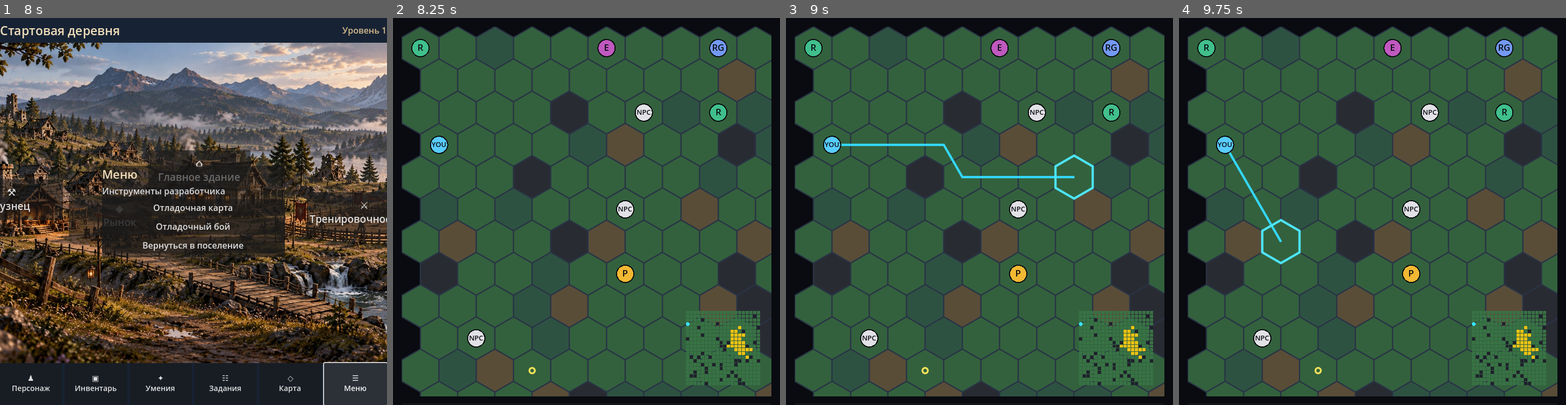
Above: before the commit, frames 1-4 (left to right).
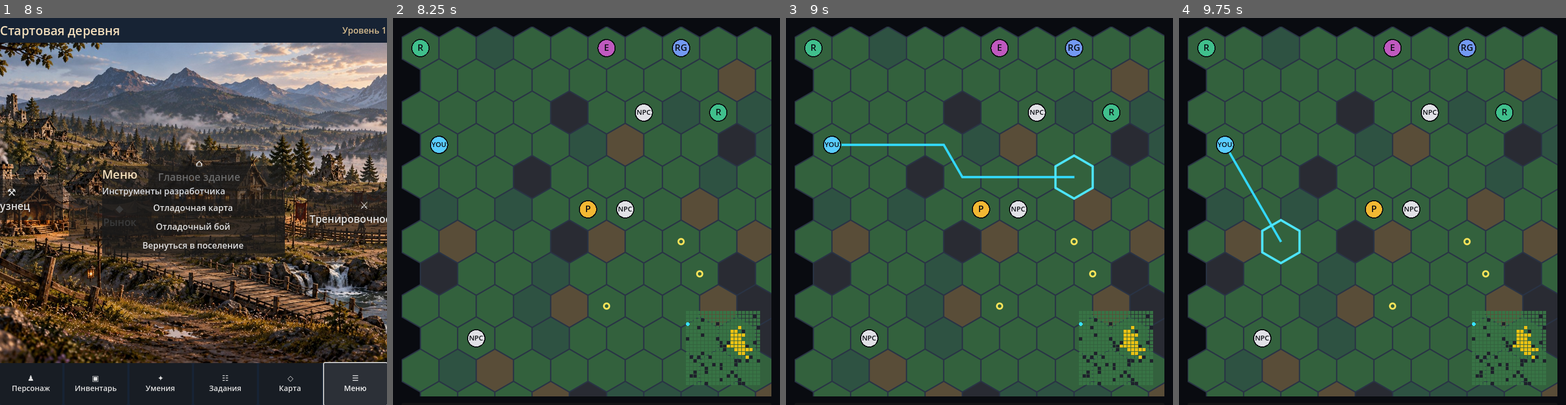
Above: after the commit, the same moments.

Repository: Archoniou1987/Battle-of-Artheon
Game: Godot game, scene res://scenes/main/main.tscn
Same seed, same stepped clock (60 frames per second), same inputs: the game is played once before the commit and once after it.
Inputs (mouse positions are in pixels of both pictures, inside the frame that each line leads up to):
- Up to frame 1 (8 s): click "⚒ Кузнец" at 0.5 s; click "◆ Рынок" at 1.25 s; click "⌂ Главное здание" at 2 s; click "⚔ Тренировочное поле" at 2.75 s; click "♟ Персонаж" at 3.5 s; click "▣ Инвентарь" at 4.25 s; click "✦ Умения" at 5 s; click "☷ Задания" at 5.75 s; click "◇ Карта" at 6.5 s; click "☰ Меню" at 7.25 s
- Up to frame 2 (8.25 s): click "Отладочная карта" at 8 s
- Up to frame 3 (9 s): tap Enter at 8.75 s; move the mouse to (1064, 192) at 8.77 s; click (1064, 192) at 8.92 s
- Up to frame 4 (9.75 s): tap Space at 9.5 s; drag from (1295, 230) to (1353, 288) at 9.52 s

Frame 1 is identical in both runs. In frame 2, 0.8% of the frame differs, in the area x 35-87%, y 5-93%; in frame 3, 0.8%; in frame 4, 0.8%.

Commit message:
Add region-specific nonblocking decorative objects

Diff:
--- a/core/map/location_generator.gd
+++ b/core/map/location_generator.gd
@@ -168,6 +168,19 @@
 			var npc_pos:Vector2i=available[j]
 			if map.place_entity(entity_id,npc_pos):
 				region_npcs.append({"entity_id":entity_id,"region_id":region["region_id"],"region_type":region["region_type"],"pos":npc_pos})
+	var region_objects:Array[Dictionary]=[]
+	var kinds:Dictionary={"bandit_camp":"tent","graveyard":"grave","beast_den":"bones","ruins":"relic"}
+	for region in region_result["regions"]:
+		var choices:Array[Vector2i]=[]
+		for pos in region["cells"]:
+			if accessible.has(pos) and map.cell(pos).is_passable() and map.entities_at(pos).is_empty() and map.cell(pos).object_ids.is_empty():
+				choices.append(pos)
+		_shuffle_cells(choices,rng)
+		for j in range(mini(3,choices.size())):
+			var object_id:="GEN_REGION_PROP_%s_%02d"%[str(region["region_id"]),j]
+			var prop_pos:Vector2i=choices[j]
+			if map.add_object(object_id,prop_pos):
+				region_objects.append({"object_id":object_id,"region_id":region["region_id"],"region_type":region["region_type"],"kind":kinds.get(region["region_type"],"relic"),"pos":prop_pos})
 	var encounter_service:=HexEncounterService.new()
 	for i in range(encounter_cells.size()):
 		var encounter:=HexEncounter.new("GEN_ENCOUNTER_%02d"%i,HexEncounter.TRIGGER_ENTER,"damage",{"amount":1},true)
@@ -271,7 +284,7 @@
 		"guaranteed_path":guaranteed_path,"resource_cells":resource_cells,"npc_cells":npc_cells,
 		"object_cells":object_cells,"encounter_cells":encounter_cells,"encounter_service":encounter_service,
 		"guarded_objects":guarded_objects,"route_guards":route_guards,"patrols":patrols,"boss_groups":boss_groups,
-		"pockets":region_result["pockets"],"regions":region_result["regions"],"region_npcs":region_npcs,
+		"pockets":region_result["pockets"],"regions":region_result["regions"],"region_npcs":region_npcs,"region_objects":region_objects,
 		"region_candidates":region_result["region_candidates"],"pocket_attempts":region_result["pocket_attempts"],"geometry_rejections":region_result["geometry_rejections"],
 		"safe_entrance_radius":SAFE_ENTRANCE_RADIUS
 	}
